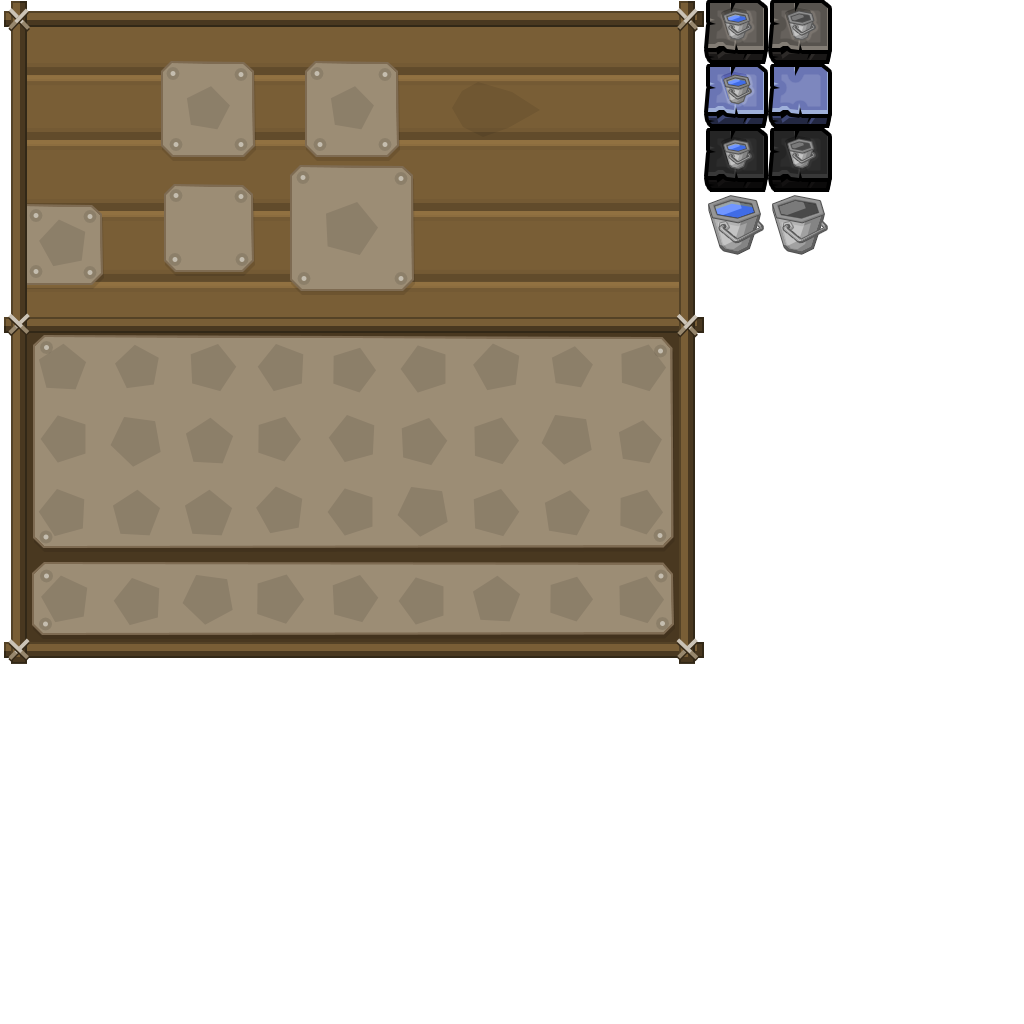
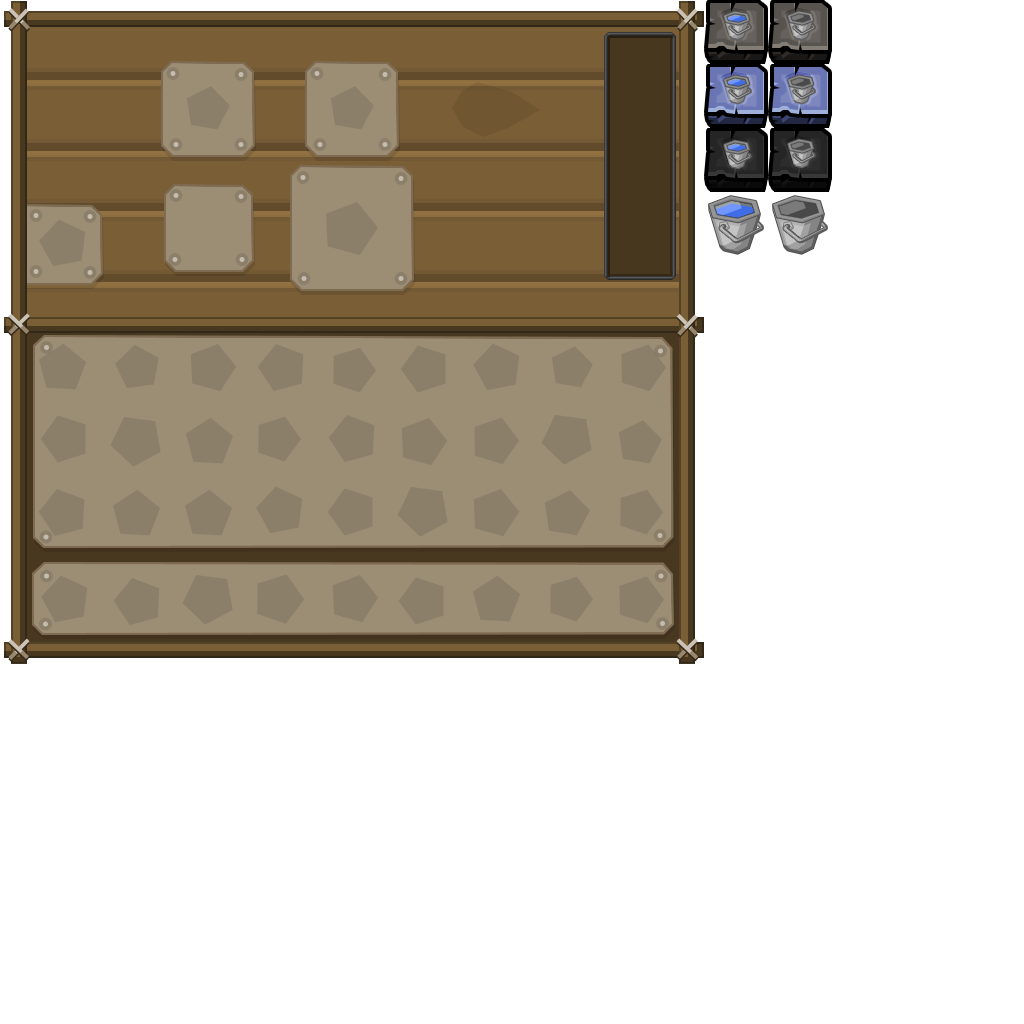
Comparing the layer stacks of the two 1024×1024 images. Changes:
added group "bucket empty copy" with 7 layers above "bucket empty" over [787,75,815,106]
added layer "Forme 101" (2nd of 4, in "bucket empty copy") in group "bucket empty copy" over [788,75,814,89]
added layer "Forme 106" (2nd of 4, in "bucket empty copy") in group "bucket empty copy" over [793,88,815,99]
added layer "Forme 107" (2nd of 4, in "bucket empty copy") (overlay, 20%) in group "bucket empty copy" over [793,89,797,93]
added layer "Forme 105" (2nd of 4, in "bucket empty copy") in group "bucket empty copy" over [793,88,798,94]
added layer "Forme 104" (2nd of 4, in "bucket empty copy") (overlay, 30%) in group "bucket empty copy" over [787,75,815,106]
added layer "Forme 102" (2nd of 4, in "bucket empty copy") in group "bucket empty copy" over [788,79,814,105]
added layer "Forme 103" (2nd of 4, in "bucket empty copy") in group "bucket empty copy" over [789,77,812,88]
added group "fluid large" with 2 layers above "gui" over [604,32,676,280]
added layer "Shape 1" in group "fluid large" over [604,32,676,280]
added layer "Rectangle 1" in group "fluid large" over [608,36,672,276]
painted on "Forme 10 copie 8" over [27,67,679,157]
